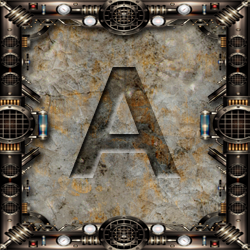
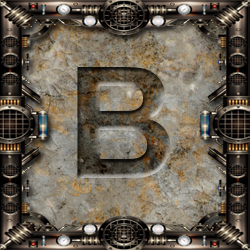
Revision of a layered 250×250 image; what changed, layer by layer:
added layer "B" (soft light) above "A" over [77, 67, 171, 178]
hid "A" over [69, 67, 181, 178]
